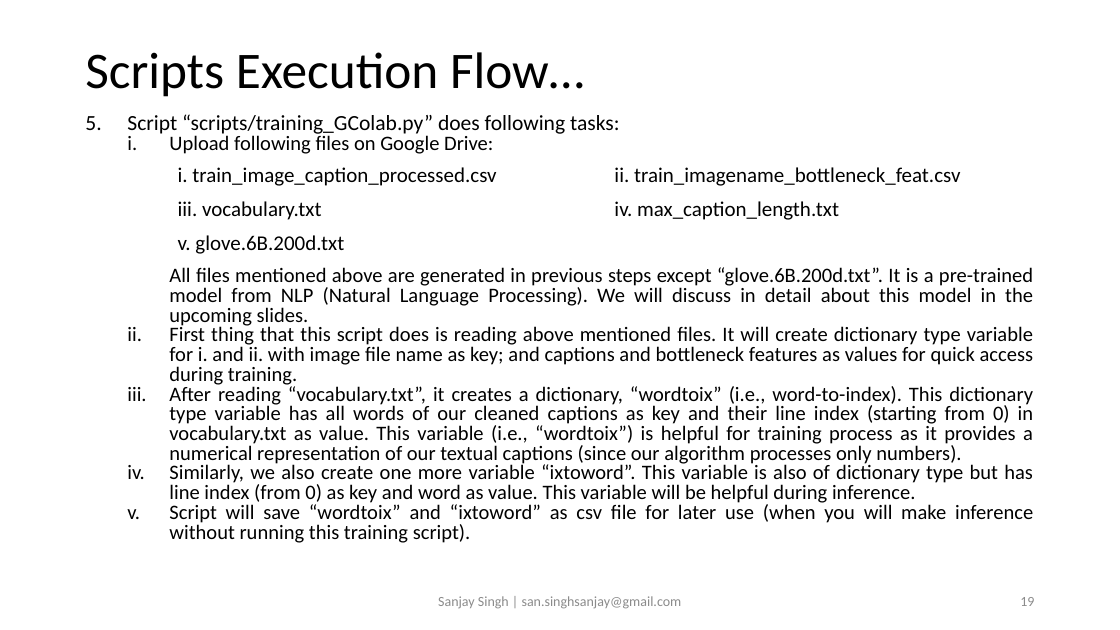
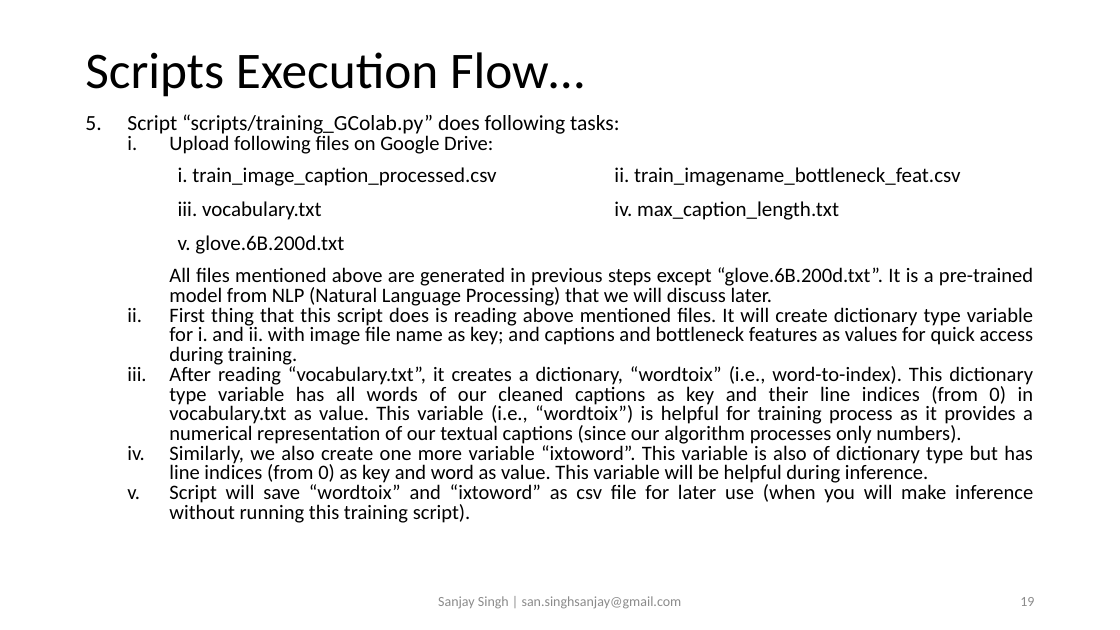
Before and after one commit to sansinghsanjay/Flickr8k_ImageCaptioning, a slide deck: slide 19 of readme.pptx. Drawn at 1120x630 pixels with LibreOffice and Linux fonts; fonts in the diff are those of the drawing. Boxes give left, top, right and bottom in pixels: in the first picture for what was removed or moved away, otherwise in the second. Text is boxed around its words. In the diff, an @@ line names an element or a change of style, - is before the commit and + after.

```diff
--- a/readme.pptx
+++ b/readme.pptx
@@ text at [169,267,1033,308]: text changed @@
-    All files mentioned above are generated in previous steps except “glove.6B.200d.txt”. It is a pre-trained model from NLP (Natural Language Processing). We will discuss in detail about this model in the upcoming slides.
+    All files mentioned above are generated in previous steps except “glove.6B.200d.txt”. It is a pre-trained model from NLP (Natural Language Processing) that we will discuss later.
@@ text at [169,364,1033,485]: text changed @@
-  iii. After reading “vocabulary.txt”, it creates a dictionary, “wordtoix” (i.e., word-to-index). This dictionary type variable has all words of our cleaned captions as key and their line index (starting from 0) in vocabulary.txt as value. This variable (i.e., “wordtoix”) is helpful for training process as it provides a numerical representation of our textual captions (since our algorithm processes only numbers).
-  iv. Similarly, we also create one more variable “ixtoword”. This variable is also of dictionary type but has line index (from 0) as key and word as value. This variable will be helpful during inference.
+  iii. After reading “vocabulary.txt”, it creates a dictionary, “wordtoix” (i.e., word-to-index). This dictionary type variable has all words of our cleaned captions as key and their line indices (from 0) in vocabulary.txt as value. This variable (i.e., “wordtoix”) is helpful for training process as it provides a numerical representation of our textual captions (since our algorithm processes only numbers).
+  iv. Similarly, we also create one more variable “ixtoword”. This variable is also of dictionary type but has line indices (from 0) as key and word as value. This variable will be helpful during inference.
```
Also in this commit, not shown: 1 other file.
